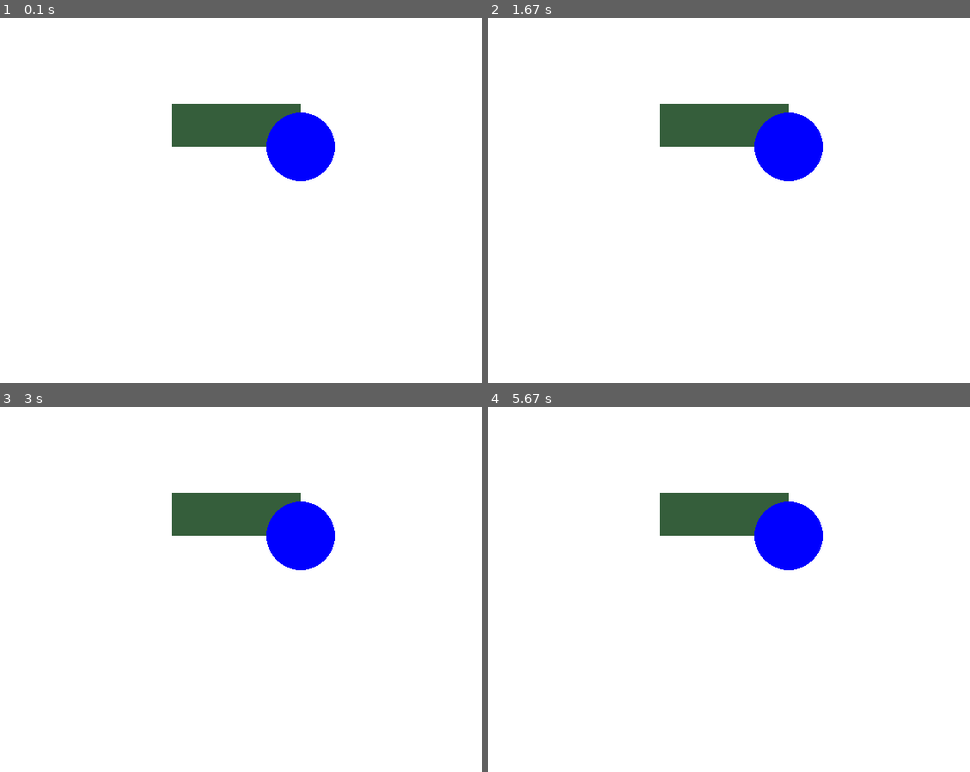
Above: before the commit, frames 1-4 (two rows, left to right).
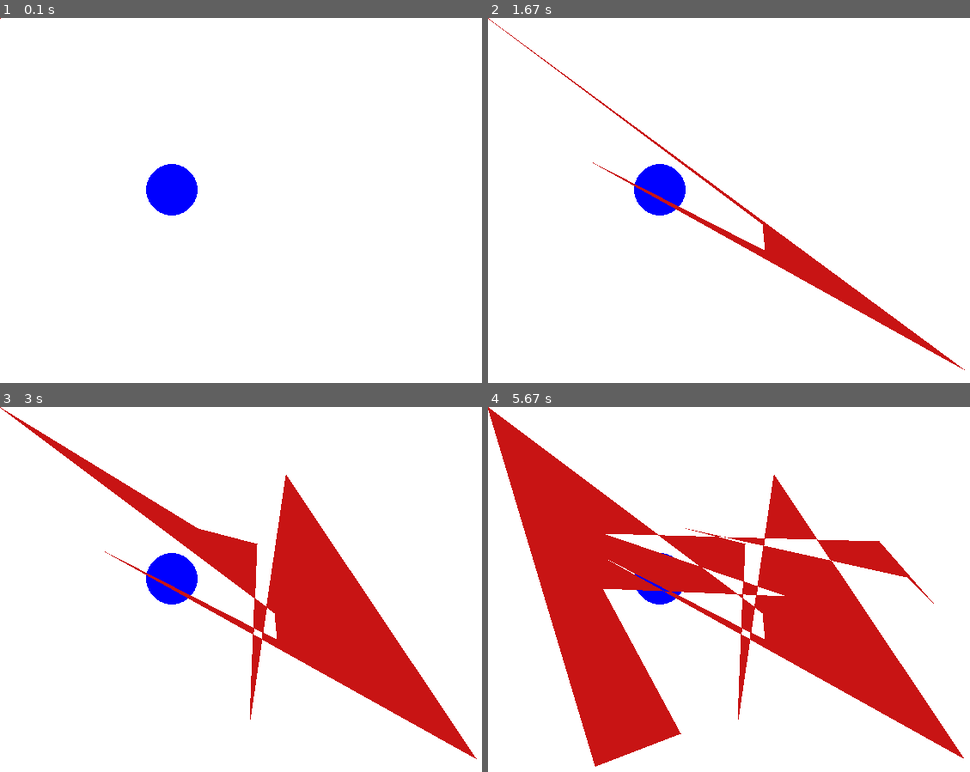
Above: after the commit, the same moments.

Repository: strcodingax/ics-classwork
Game: pygame game, started from Pygame/pygame_click_coords.py
The game is run twice, just before and just after one commit, with the same random seed, the same clock (stepped at 60 frames per second) and the same inputs.
Inputs (mouse positions are in pixels of both pictures, inside the frame that each line leads up to):
- Up to frame 1 (0.1 s): no input
- Up to frame 2 (1.67 s): click (762, 222) at 0.38 s; click (767, 251) at 0.72 s; click (594, 164) at 1.05 s; click (965, 368) at 1.38 s
- Up to frame 3 (3 s): click (284, 476) at 1.72 s; click (250, 720) at 2.05 s; click (255, 542) at 2.38 s; click (197, 527) at 2.72 s
- Up to frame 4 (5.67 s): click (907, 578) at 3.05 s; click (936, 604) at 3.38 s; click (878, 542) at 3.72 s; click (603, 534) at 4.05 s; click (786, 596) at 4.38 s; click (603, 589) at 4.72 s; click (680, 731) at 5.05 s; click (594, 764) at 5.38 s

The runs differ from the first frame. In frame 1, 5.9% of the frame differs, in the area x 0-70%, y 0-55%; in frame 2, 8.7%; in frame 3, 18%; in frame 4, 34%, in the area x 0-99%, y 0-99%.

Commit message:
pygame stuff

Diff:
--- /dev/null
+++ b/Pygame/pygame_base_template.py
@@ -0,0 +1,45 @@
+# pygame template
+
+import pygame
+
+
+pygame.init()
+
+WIDTH = 640
+HEIGHT = 480
+SIZE = (WIDTH, HEIGHT)
+
+screen = pygame.display.set_mode(SIZE)
+clock = pygame.time.Clock()
+
+# ---------------------------
+# Initialize global variables
+
+circle_x = 200
+circle_y = 200
+
+# ---------------------------
+
+running = True
+while running:
+    # EVENT HANDLING
+    for event in pygame.event.get():
+        if event.type == pygame.QUIT:
+            running = False
+
+    # GAME STATE UPDATES
+    # All game math and comparisons happen here
+
+    # DRAWING
+    screen.fill((255, 255, 255))  # always the first drawing command
+
+    pygame.draw.circle(screen, (0, 0, 255), (circle_x, circle_y), 30)
+
+    # Must be the last two lines
+    # of the game loop
+    pygame.display.flip()
+    clock.tick(30)
+    #---------------------------
+
+
+pygame.quit()
--- a/Pygame/pygame_template.py
+++ b/Pygame/pygame_click_coords.py
@@ -17,6 +17,7 @@
 
 circle_x = 200
 circle_y = 200
+points = [(0,0), (0,0), (0,0)]
 
 # ---------------------------
 
@@ -26,26 +27,21 @@
     for event in pygame.event.get():
         if event.type == pygame.QUIT:
             running = False
+        elif event.type == pygame.MOUSEBUTTONDOWN:
+            print(f"{event.pos},")
+            points.append(event.pos)
 
     # GAME STATE UPDATES
     # All game math and comparisons happen here
 
     # DRAWING
-    # Color can be done in Hexadecimal, RGB, or words in quotations ("")
-    # quotations only support basic colors (red, blue, green, etc.)
-
     screen.fill((255, 255, 255))  # always the first drawing command
 
-    pygame.draw.rect(screen , (53 , 94 , 59) , (200,100,150,50))
+    pygame.draw.circle(screen, (0, 0, 255), (circle_x, circle_y), 30)
 
-    # for a rectangle, it's (surface, color (Hexadecimal, RGB, or words in quotations (""),
-    # and then the x , y , width, and height in a tuple (bracket) ))
+    #points = [(50,63) , (124,28) , (206,75)]
 
-    pygame.draw.circle(screen, "blue", (350,150), 40)
-
-    # for circles, it's (surface, color, center point, and radius)
-
-    # bigger x and y values mean they move further down (y) or right (x).
+    pygame.draw.polygon(screen, (200,20,20), points)
 
     # Must be the last two lines
     # of the game loop
--- /dev/null
+++ b/Pygame/pygame_template_edited.py
@@ -0,0 +1,45 @@
+# pygame template
+
+import pygame
+
+
+pygame.init()
+
+WIDTH = 640
+HEIGHT = 480
+SIZE = (WIDTH, HEIGHT)
+
+screen = pygame.display.set_mode(SIZE)
+clock = pygame.time.Clock()
+
+# ---------------------------
+# Initialize global variables
+
+circle_x = 200
+circle_y = 200
+
+# ---------------------------
+
+running = True
+while running:
+    # EVENT HANDLING
+    for event in pygame.event.get():
+        if event.type == pygame.QUIT:
+            running = False
+
+    # GAME STATE UPDATES
+    # All game math and comparisons happen here
+
+    # DRAWING
+    screen.fill((255, 255, 255))  # always the first drawing command
+
+    pygame.draw.circle(screen, (0, 0, 255), (circle_x, circle_y), 30)
+
+    # Must be the last two lines
+    # of the game loop
+    pygame.display.flip()
+    clock.tick(30)
+    #---------------------------
+
+
+pygame.quit()
